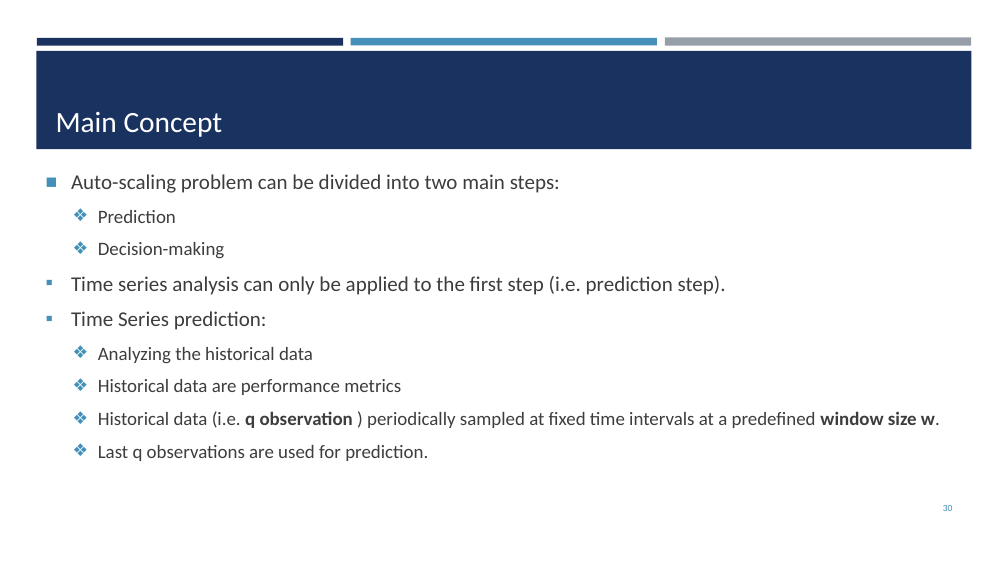
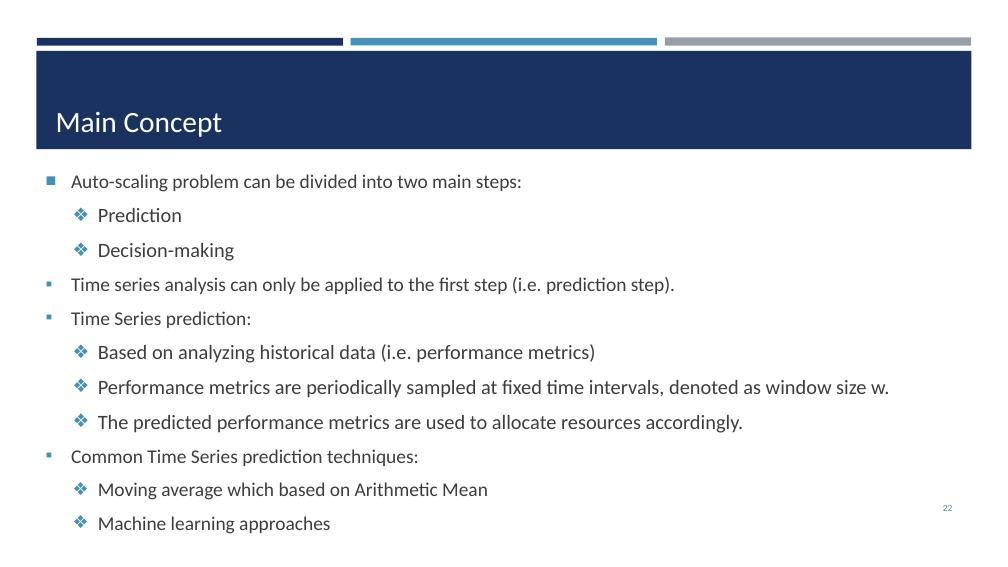
Before and after one commit to Rahma-ra1001782/Rahma-ra1001782-hw, a slide deck: slide 22 of Review/G3-Review Paper & Presentation - Final Version/G3 - Review Paper Presentation.pptx (slide 30 before the commit). Drawn at 1008x567 pixels with LibreOffice and Linux fonts; fonts in the diff are those of the drawing. Boxes give left, top, right and bottom in pixels: in the first picture for what was removed or moved away, otherwise in the second. Text is boxed around its words. In the diff, an @@ line names an element or a change of style, - is before the commit and + after.

```diff
--- a/Review/G3-Review Paper & Presentation - Final Version/G3 - Review Paper Presentation.pptx
+++ b/Review/G3-Review Paper & Presentation - Final Version/G3 - Review Paper Presentation.pptx
@@ text at (71,174,675,328): size 20 to 18.5 pt in "Auto-scaling problem can be divided into two ...", "Time series analysis can only be applied ...", "Time Series prediction:"; size 18 to 19.4 pt in "Prediction", "Decision-making" @@
@@ text at (71,344,889,500): text changed; size 18 to 19.4 pt @@
-  ❖ Analyzing the historical data
-  ❖ Historical data are performance metrics
-  ❖ Historical data (i.e. q observation ) periodically sampled at fixed time intervals at a predefined window size w.
-  ❖ Last q observations are used for prediction.
+  ❖ Based on analyzing historical data (i.e. performance metrics)
+  ❖ Performance metrics are periodically sampled at fixed time intervals, denoted as window size w.
+  ❖ The predicted performance metrics are used to allocate resources accordingly.
+▪ Common Time Series prediction techniques:
+  ❖ Moving average which based on Arithmetic Mean
+  ❖ Machine learning approaches
@@ page number at (943,505,953,511): text changed @@
-30
+22
```
Also in this commit, not shown: 15 other slides changed, 1 slide added, 9 slides removed.
